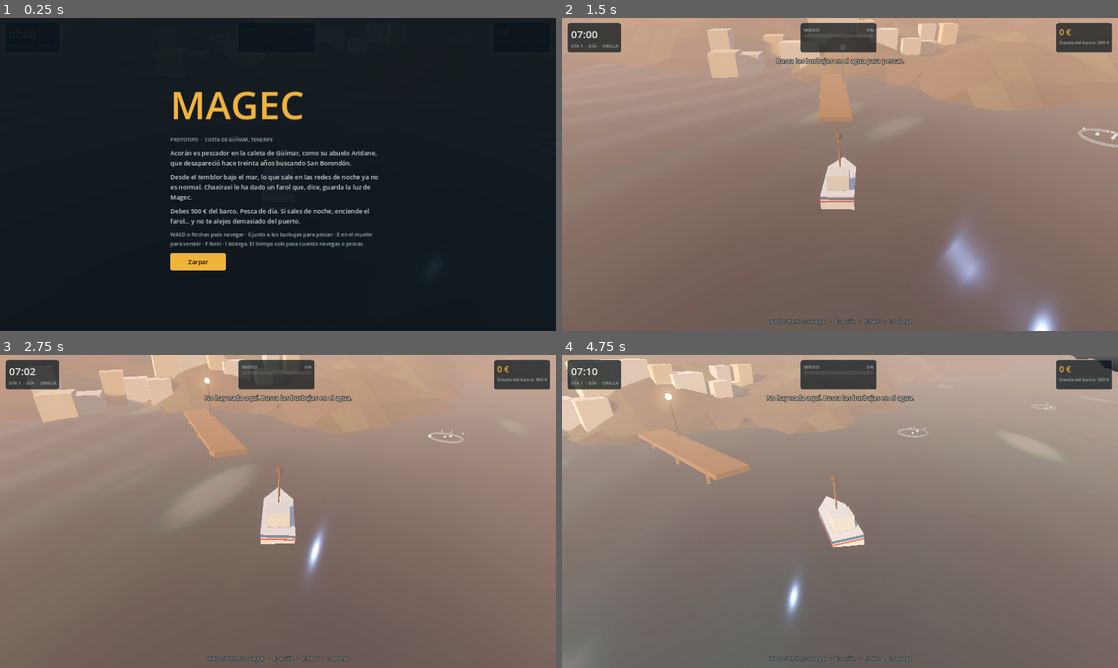
Above: before the commit, frames 1-4 (two rows, left to right).
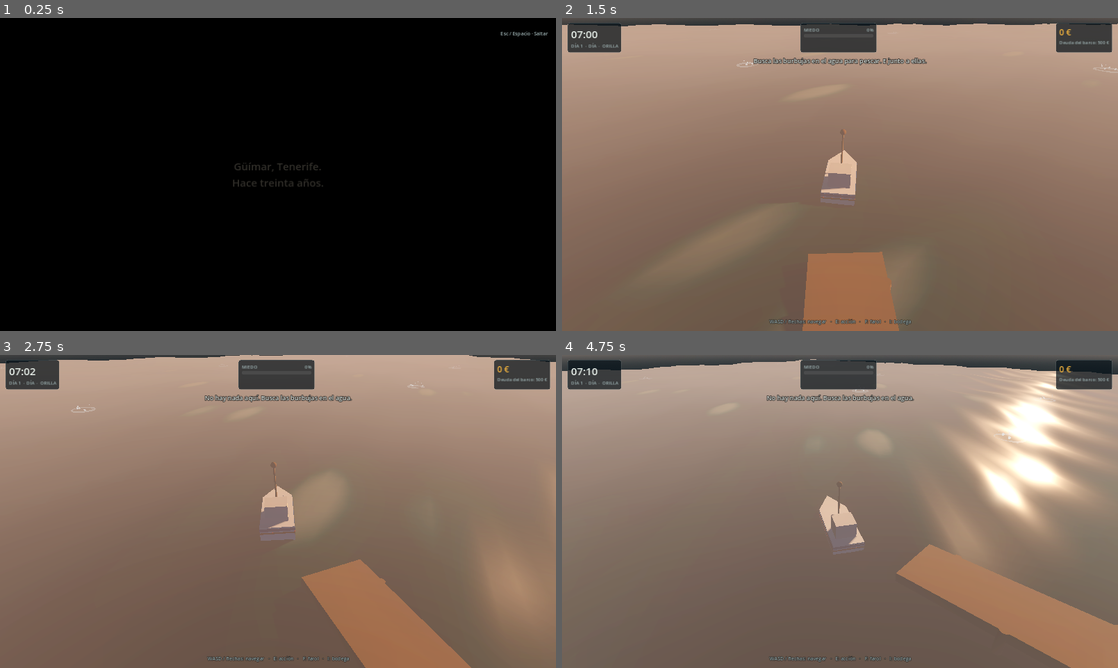
Above: after the commit, the same moments.

Repository: osakaro/Magec
Game: Godot game, scene res://scenes/main.tscn
Two runs of this game, one before a commit and one after it. Both use one fixed random seed, a clock stepped at 60 frames per second and the inputs below.
Inputs (mouse positions are in pixels of both pictures, inside the frame that each line leads up to):
- Up to frame 1 (0.25 s): no input
- Up to frame 2 (1.5 s): click (762, 262) at 0.5 s, where only the run before the commit has a clickable "Zarpar"; tap Enter at 1.25, 1.35 s; move the mouse to (962, 158) at 1.27 s; hold D from 1.28 s (still down); click (962, 158) at 1.42 s
- Up to frame 3 (2.75 s): tap Space at 1.52, 1.82, 2.27, 2.3, 2.57 s; tap E at 1.55, 2.1 s; move the mouse to (166, 527) at 2.02 s; release D at 2.03 s; hold S from 2.03 s (still down); click (166, 527) at 2.17 s
- Up to frame 4 (4.75 s): move the mouse to (895, 442) at 2.77 s; release S at 2.78 s; hold D 2.78-3.53 s; tap Space at 2.85, 3.77, 4.07, 4.52, 4.55 s; click (895, 442) at 2.92 s; tap Enter at 3.05, 3.6 s; move the mouse to (812, 574) at 3.52 s; hold W 3.53-4.28 s; click (812, 574) at 3.67 s; tap E at 3.8, 4.35 s; move the mouse to (1006, 558) at 4.27 s; hold A from 4.28 s (still down); click (1006, 558) at 4.42 s

The runs differ from the first frame. In frame 1, 100% of the frame differs, in the area x 0-100%, y 0-100%; in frame 2, 15%; in frame 3, 15%; in frame 4, 25%.

Commit message:
Cinemática de inicio: prólogo de Aridane, San Borondón y el temblor
Co-Authored-By: Claude Opus 5.5 <noreply@anthropic.com>
Claude-Session: https://claude.ai/code/session_01SHZQ2xejVsBfNh6uWauJUY

Diff:
--- /dev/null
+++ b/scripts/cinematic.gd
@@ -0,0 +1,218 @@
+extends Node
+## Cinemática de inicio de MAGEC.
+## Prólogo: Aridane y San Borondón, treinta años después, Acorán, el temblor
+## y el farol de Chaxiraxi. Se puede saltar con Esc, Espacio o Intro.
+
+var main  # main.gd
+
+# Cada plano: [nombre, duración en segundos]
+const SHOTS := [
+	["card_past", 7.0],
+	["aridane", 14.0],
+	["borondon", 13.0],
+	["card_now", 5.0],
+	["dawn", 14.0],
+	["quake", 10.0],
+	["chaxiraxi", 11.0],
+	["title", 6.5],
+]
+
+# Subtítulos por plano: [inicio, fin, texto]
+const SUBS := {
+	"aridane": [
+		[0.8, 6.6, "Mi abuelo Aridane salía a pescar cada noche, cuando nadie más se atrevía."],
+		[7.0, 13.6, "Una noche volvió al puerto diciendo que había visto una isla que no sale en ningún mapa."],
+	],
+	"borondon": [
+		[1.5, 5.2, "San Borondón."],
+		[5.6, 12.6, "Al día siguiente salió a buscarla. Nunca volvió. Su barca apareció vacía frente a El Hierro."],
+	],
+	"dawn": [
+		[1.0, 6.6, "Me llamo Acorán. Pesco en la misma caleta de Güímar que mi abuelo."],
+		[7.0, 13.6, "Todavía debo quinientos euros del barco. Así que salgo a la mar, pase lo que pase."],
+	],
+	"quake": [
+		[0.6, 4.6, "Hasta la madrugada del temblor."],
+		[5.0, 9.8, "Desde ese día, lo que sale del mar de noche ya no es normal."],
+	],
+}
+
+const CARDS := {
+	"card_past": "Güímar, Tenerife.\nHace treinta años.",
+	"card_now": "Treinta años después.",
+	"chaxiraxi": "«Toma, mi niño. Este farol guarda la luz de Magec.\nDe noche, no lo apagues nunca.»\n\n— Chaxiraxi, junto a las Pirámides de Güímar",
+}
+
+var time := 0.0
+var done := false
+var aridane: Dictionary
+var island: MeshInstance3D
+var island_mat: StandardMaterial3D
+
+
+func _ready() -> void:
+	# La barca de Aridane: madera vieja, franjas verde y amarilla.
+	aridane = main.make_boat(Color("d9c9a3"), Color("2e6b4f"), Color("c9a227"))
+	aridane["light"].light_energy = 2.4
+	aridane["lamp_mat"].emission_energy_multiplier = 4.0
+
+	# San Borondón: silueta que brilla a través de la niebla.
+	var sm := SphereMesh.new()
+	sm.radius = 1.0
+	sm.height = 2.0
+	sm.radial_segments = 12
+	sm.rings = 6
+	island_mat = StandardMaterial3D.new()
+	island_mat.shading_mode = BaseMaterial3D.SHADING_MODE_UNSHADED
+	island_mat.transparency = BaseMaterial3D.TRANSPARENCY_ALPHA
+	island_mat.albedo_color = Color(0.32, 0.5, 0.42, 0.0)
+	island_mat.set("disable_fog", true)
+	island = MeshInstance3D.new()
+	island.mesh = sm
+	island.material_override = island_mat
+	island.scale = Vector3(120, 30, 45)
+	island.position = Vector3(0, -40, 300)
+	main.add_child(island)
+
+	# Acorán amarrado junto al muelle.
+	main.bx = 4.5
+	main.bz = -62.0
+	main.ba = PI * 0.5
+
+
+func _unhandled_input(event: InputEvent) -> void:
+	if done:
+		return
+	if event is InputEventKey and event.pressed and not event.echo:
+		if event.physical_keycode in [KEY_ESCAPE, KEY_SPACE, KEY_ENTER]:
+			finish()
+			get_viewport().set_input_as_handled()
+
+
+func _process(delta: float) -> void:
+	if done:
+		return
+	time += delta
+	var t0 := 0.0
+	for s in SHOTS:
+		if time < t0 + s[1]:
+			_shot(s[0], time - t0, s[1])
+			return
+		t0 += s[1]
+	finish()
+
+
+static func fade(lt: float, dur: float, edge := 1.0) -> float:
+	# 0 → 1 → 0 con rampas de `edge` segundos.
+	return clamp(min(lt / edge, (dur - lt) / edge), 0.0, 1.0)
+
+
+func _sub(name: String, lt: float) -> Array:
+	if SUBS.has(name):
+		for s in SUBS[name]:
+			if lt >= s[0] and lt <= s[1]:
+				return [s[2], fade(lt - s[0], s[1] - s[0], 0.4)]
+	return ["", 0.0]
+
+
+func _cam(pos: Vector3, look: Vector3, shake := 0.0) -> void:
+	var cam: Camera3D = main.camera
+	cam.position = pos + Vector3(randf_range(-1, 1), randf_range(-1, 1), randf_range(-1, 1)) * shake
+	cam.look_at(look)
+
+
+func _place_aridane(z: float) -> Vector3:
+	var x := 0.0
+	var y: float = main.wave(x, z, main.t)
+	var n: Node3D = aridane["node"]
+	n.position = Vector3(x, y + 0.1, z)
+	n.basis = Basis.from_euler(Vector3((main.wave(x, z + 1.0, main.t) - y) * 0.8, PI, 0))
+	return n.position
+
+
+func _shot(name: String, lt: float, dur: float) -> void:
+	var p := lt / dur
+	var sub := _sub(name, lt)
+	match name:
+		"card_past", "card_now":
+			main.game_time = 23.5 * 60.0
+			main.ui.cine_set(1.0, CARDS[name], fade(lt, dur, 1.2), "", 0.0, 0.0)
+
+		"aridane":
+			main.game_time = 23.5 * 60.0
+			main.panic = 40.0  # más niebla
+			var bp := _place_aridane(lerp(30.0, 70.0, p))
+			_cam(bp + Vector3(lerp(16.0, 9.0, p), lerp(6.0, 3.5, p), lerp(-10.0, 4.0, p)), bp + Vector3(0, 1.5, 0))
+			main.ui.cine_set(1.0 - clamp(lt / 1.5, 0.0, 1.0), "", 0.0, sub[0], sub[1], 0.0)
+
+		"borondon":
+			main.game_time = 23.6 * 60.0
+			var bp := _place_aridane(lerp(70.0, 95.0, p))
+			var rise: float = clamp(p / 0.45, 0.0, 1.0)
+			var sink: float = clamp((p - 0.75) / 0.25, 0.0, 1.0)
+			island.position.y = lerp(-40.0, -6.0, rise) - sink * 30.0
+			island_mat.albedo_color.a = 0.75 * rise * (1.0 - sink)
+			# El farol de Aridane se apaga al final
+			aridane["light"].light_energy = 2.4 * (1.0 - sink)
+			aridane["lamp_mat"].emission_energy_multiplier = 4.0 * (1.0 - sink)
+			_cam(bp + Vector3(-3.0, 4.0, -14.0 + p * 4.0), Vector3(0, 6, 300))
+			var black: float = clamp((p - 0.88) / 0.12, 0.0, 1.0)
+			main.ui.cine_set(black, "", 0.0, sub[0], sub[1], 0.0)
+
+		"dawn":
+			aridane["node"].visible = false
+			island.visible = false
+			main.panic = 0.0
+			main.game_time = lerp(6.0 * 60.0 + 5.0, 6.0 * 60.0 + 50.0, p)
+			var e := p * p * (3.0 - 2.0 * p)
+			var from := Vector3(-70, 70, 40)
+			var to := Vector3(16, 6, -40)
+			var look := Vector3(-40, 20, -120).lerp(Vector3(4.5, 1.5, -62), e)
+			_cam(from.lerp(to, e), look)
+			main.ui.cine_set(1.0 - clamp(lt / 1.5, 0.0, 1.0), "", 0.0, sub[0], sub[1], 0.0)
+
+		"quake":
+			main.game_time = 6.0 * 60.0 + 50.0
+			var k: float = sin(PI * clamp(p / 0.6, 0.0, 1.0))
+			main.amp = 1.0 + k * 2.6
+			_cam(Vector3(16, 6, -40), Vector3(4.5, 1.5, -62), k * 0.6)
+			main.ui.cine_set(0.0, "", 0.0, sub[0], sub[1], 0.0)
+
+		"chaxiraxi":
+			main.amp = 1.0
+			main.game_time = 6.0 * 60.0 + 52.0
+			# El farol de Magec se enciende en el barco de Acorán
+			var on: float = clamp((lt - 2.0) / 1.5, 0.0, 1.0)
+			main.lamp_light.light_energy = 2.8 * on
+			main.lamp_mat.emission_energy_multiplier = 4.0 * on
+			var a: float = lerp(0.4, 1.2, p)
+			var c := Vector3(4.5, 1.5, -62)
+			_cam(c + Vector3(cos(a) * 14.0, 5.0, sin(a) * 14.0), c)
+			main.ui.cine_set(0.72, CARDS[name], fade(lt, dur, 1.0), "", 0.0, 0.0)
+
+		"title":
+			main.game_time = 7.0 * 60.0
+			var c := Vector3(4.5, 1.5, -62)
+			_cam(c + Vector3(cos(1.2) * 14.0, 5.0 + p * 8.0, sin(1.2) * 14.0), c + Vector3(0, p * 6.0, 0))
+			main.ui.cine_set(0.0, "", 0.0, "", 0.0, fade(lt, dur, 1.5))
+
+
+func finish() -> void:
+	if done:
+		return
+	done = true
+	main.amp = 1.0
+	main.panic = 0.0
+	main.game_time = 7.0 * 60.0
+	main.bx = 0.0
+	main.bz = -46.0
+	main.ba = PI
+	main.bv = 0.0
+	main.lamp_on = false
+	main.camera.position = Vector3(0, 13, -66)
+	if is_instance_valid(aridane["node"]):
+		aridane["node"].queue_free()
+	island.queue_free()
+	main.mode = "sail"
+	main.ui.end_cinematic()
+	queue_free()
--- a/scripts/main.gd
+++ b/scripts/main.gd
@@ -5,6 +5,10 @@
 const Data = preload("res://scripts/data.gd")
 const UI = preload("res://scripts/ui.gd")
 const OCEAN_SHADER = preload("res://shaders/ocean.gdshader")
+const Cinematic = preload("res://scripts/cinematic.gd")
+
+# Altura de las olas (la cinemática la sube durante el temblor)
+static var amp := 1.0
 
 const SHORE := -70.0
 const PORT := Vector3(0, 0, -58)
@@ -12,7 +16,7 @@
 const OCEAN_SUBDIV := 180
 
 # ---------- Estado ----------
-var mode := "intro"   # intro, sail, fish, catch, port
+var mode := "cinematic"   # cinematic, sail, fish, catch, port
 var game_time := 7.0 * 60.0   # minutos desde el inicio
 var day := 1
 var money := 0
@@ -51,6 +55,7 @@
 var eyes: Array = []
 var eye_mat: StandardMaterial3D
 var ui
+var cine
 
 
 func _ready() -> void:
@@ -70,12 +75,15 @@
 	ui = UI.new()
 	ui.main = self
 	add_child(ui)
+	cine = Cinematic.new()
+	cine.main = self
+	add_child(cine)
 	_apply_light()
 
 
 # ---------- Funciones del mundo ----------
 static func wave(x: float, z: float, tt: float) -> float:
-	return 0.45 * sin(0.12 * x + tt * 0.8) + 0.30 * sin(0.17 * z - tt * 1.1) + 0.15 * sin(0.45 * (x + z) + tt * 1.7)
+	return amp * (0.45 * sin(0.12 * x + tt * 0.8) + 0.30 * sin(0.17 * z - tt * 1.1) + 0.15 * sin(0.45 * (x + z) + tt * 1.7))
 
 
 static func nz(x: float, z: float) -> float:
@@ -261,45 +269,54 @@
 
 
 func _build_boat() -> void:
-	# Barquillo canario: blanco con franja azul y roja.
-	boat = Node3D.new()
-	add_child(boat)
-	var white := _mat(Color("f2f2ec"), 0.6)
+	# Barquillo canario de Acorán: blanco con franja azul y roja.
+	var b := make_boat(Color("f2f2ec"), Color("1d5aa6"), Color("c0392b"))
+	boat = b["node"]
+	lamp_light = b["light"]
+	lamp_mat = b["lamp_mat"]
+
+
+func make_boat(hull_col: Color, stripe1: Color, stripe2: Color) -> Dictionary:
+	var node := Node3D.new()
+	add_child(node)
+	var white := _mat(hull_col, 0.6)
 	var hull := BoxMesh.new()
 	hull.size = Vector3(2.4, 1.1, 5)
-	_mesh(hull, white, Vector3(0, 0.2, 0), boat)
+	_mesh(hull, white, Vector3(0, 0.2, 0), node)
 	var bow := PrismMesh.new()
 	bow.size = Vector3(2.4, 2.2, 1.1)
-	var bow_mi := _mesh(bow, white, Vector3(0, 0.2, -3.6), boat)
+	var bow_mi := _mesh(bow, white, Vector3(0, 0.2, -3.6), node)
 	bow_mi.rotation_degrees.x = -90
 	var s1 := BoxMesh.new()
 	s1.size = Vector3(2.46, 0.22, 5.02)
-	_mesh(s1, _mat(Color("1d5aa6"), 0.5), Vector3(0, 0.55, 0), boat)
+	_mesh(s1, _mat(stripe1, 0.5), Vector3(0, 0.55, 0), node)
 	var s2 := BoxMesh.new()
 	s2.size = Vector3(2.46, 0.12, 5.02)
-	_mesh(s2, _mat(Color("c0392b"), 0.5), Vector3(0, 0.3, 0), boat)
+	_mesh(s2, _mat(stripe2, 0.5), Vector3(0, 0.3, 0), node)
 	var cabin := BoxMesh.new()
 	cabin.size = Vector3(1.6, 1.2, 1.6)
-	_mesh(cabin, _mat(Color("dfe6e2"), 0.7), Vector3(0, 1.3, 0.9), boat)
+	_mesh(cabin, _mat(hull_col.darkened(0.08), 0.7), Vector3(0, 1.3, 0.9), node)
 	var mast := CylinderMesh.new()
 	mast.top_radius = 0.07
 	mast.bottom_radius = 0.07
 	mast.height = 3
-	_mesh(mast, _mat(Color("6b4a2f")), Vector3(0, 2.6, -0.6), boat)
+	_mesh(mast, _mat(Color("6b4a2f")), Vector3(0, 2.6, -0.6), node)
 	var bulb := SphereMesh.new()
 	bulb.radius = 0.22
 	bulb.height = 0.44
-	lamp_mat = _mat(Color("553311"))
-	lamp_mat.emission_enabled = true
-	lamp_mat.emission = Color("ffe7a0")
-	lamp_mat.emission_energy_multiplier = 0.0
-	_mesh(bulb, lamp_mat, Vector3(0, 4.1, -0.6), boat)
-	lamp_light = OmniLight3D.new()
-	lamp_light.light_color = Color("ffd27a")
-	lamp_light.omni_range = 38
-	lamp_light.shadow_enabled = true
-	lamp_light.position = Vector3(0, 4.2, -0.6)
-	boat.add_child(lamp_light)
+	var lm := _mat(Color("553311"))
+	lm.emission_enabled = true
+	lm.emission = Color("ffe7a0")
+	lm.emission_energy_multiplier = 0.0
+	_mesh(bulb, lm, Vector3(0, 4.1, -0.6), node)
+	var light := OmniLight3D.new()
+	light.light_color = Color("ffd27a")
+	light.omni_range = 38
+	light.shadow_enabled = true
+	light.light_energy = 0.0
+	light.position = Vector3(0, 4.2, -0.6)
+	node.add_child(light)
+	return {"node": node, "light": light, "lamp_mat": lm}
 
 
 func _build_spots() -> void:
@@ -384,8 +401,9 @@
 	sun.light_color = Color(1.0, 0.9, 0.75).lerp(Color("ffb070"), dusk_amt)
 	moon.light_energy = (1.0 - l) * 0.25
 	port_light.light_energy = (1.0 - l * 2.0) * 2.5 if l < 0.5 else 0.0
-	lamp_light.light_energy = (1.6 + (1.0 - l) * 1.4) if lamp_on else 0.0
-	lamp_mat.emission_energy_multiplier = 4.0 if lamp_on else 0.0
+	if mode != "cinematic":
+		lamp_light.light_energy = (1.6 + (1.0 - l) * 1.4) if lamp_on else 0.0
+		lamp_mat.emission_energy_multiplier = 4.0 if lamp_on else 0.0
 	ocean_mat.set_shader_parameter("daylight", l)
 
 
@@ -687,14 +705,16 @@
 	boat.basis = Basis.from_euler(Vector3(gz * 0.8, ba, -gx * 0.8))
 
 	var target := Vector3(bx + sin(ba) * 20.0, 13.0, bz + cos(ba) * 20.0)
-	camera.position = camera.position.lerp(target, 1.0 - pow(0.02, dt))
-	camera.look_at(Vector3(bx, 1.5, bz))
+	if mode != "cinematic":
+		camera.position = camera.position.lerp(target, 1.0 - pow(0.02, dt))
+		camera.look_at(Vector3(bx, 1.5, bz))
 
 
 func _update_world(dt: float) -> void:
 	var cell := OCEAN_SIZE / OCEAN_SUBDIV
 	ocean.position = Vector3(round(bx / cell) * cell, 0, round(bz / cell) * cell)
 	ocean_mat.set_shader_parameter("time_s", t)
+	ocean_mat.set_shader_parameter("amp", amp)
 	for s in spots:
 		var vis: bool = s["left"] > 0
 		s["g"].visible = vis
@@ -711,7 +731,7 @@
 
 
 func _update_panic(dt: float) -> void:
-	if mode == "intro":
+	if mode == "cinematic":
 		return
 	var night := is_night()
 	var in_port := Vector2(bx - PORT.x, bz - PORT.z).length() < 26.0
--- a/scripts/ui.gd
+++ b/scripts/ui.gd
@@ -25,6 +25,10 @@
 var vignette: ColorRect
 
 var intro: Control
+var cine_black: ColorRect
+var cine_card: Label
+var cine_sub: Label
+var cine_title: Label
 var fish_panel: PanelContainer
 var fish_title: Label
 var fish_bar: FishBar
@@ -449,38 +453,74 @@
 
 
 func _build_intro(root: Control) -> void:
-	intro = ColorRect.new()
-	intro.color = Color(C_ABYSS, 0.92)
+	# Capa de la cinemática: negro, rótulos, subtítulos y título.
+	intro = Control.new()
 	intro.set_anchors_preset(Control.PRESET_FULL_RECT)
+	intro.mouse_filter = Control.MOUSE_FILTER_IGNORE
 	root.add_child(intro)
-	var center := CenterContainer.new()
-	center.set_anchors_preset(Control.PRESET_FULL_RECT)
-	intro.add_child(center)
-	var vb := VBoxContainer.new()
-	vb.custom_minimum_size = Vector2(620, 0)
-	vb.add_theme_constant_override("separation", 14)
-	center.add_child(vb)
-	var title := _label("MAGEC", 110, C_SUN)
-	vb.add_child(title)
-	vb.add_child(_label("PROTOTIPO  ·  COSTA DE GÜÍMAR, TENERIFE", 14, C_SALT))
-	for txt in [
-		"Acorán es pescador en la caleta de Güímar, como su abuelo Aridane, que desapareció hace treinta años buscando San Borondón.",
-		"Desde el temblor bajo el mar, lo que sale en las redes de noche ya no es normal. Chaxiraxi le ha dado un farol que, dice, guarda la luz de Magec.",
-		"Debes 500 € del barco. Pesca de día. Si sales de noche, enciende el farol… y no te alejes demasiado del puerto.",
-	]:
-		var l := _label(txt, 18, Color("cdd9d4"))
-		l.autowrap_mode = TextServer.AUTOWRAP_WORD_SMART
-		vb.add_child(l)
-	var ctr := _label("WASD o flechas para navegar · E junto a las burbujas para pescar · E en el muelle para vender · F farol · I bodega. El tiempo solo pasa cuando navegas o pescas.", 15, C_SALT)
-	ctr.autowrap_mode = TextServer.AUTOWRAP_WORD_SMART
-	vb.add_child(ctr)
-	var b := _button("Zarpar", func():
-		intro.visible = false
-		main.mode = "sail"
-		toast("Busca las burbujas en el agua para pescar."), true)
-	b.size_flags_horizontal = Control.SIZE_SHRINK_BEGIN
-	b.custom_minimum_size = Vector2(160, 0)
-	vb.add_child(b)
+	for side in [Control.PRESET_TOP_WIDE, Control.PRESET_BOTTOM_WIDE]:
+		var band := ColorRect.new()
+		band.color = Color.BLACK
+		band.set_anchors_preset(side)
+		band.custom_minimum_size = Vector2(0, 90)
+		if side == Control.PRESET_TOP_WIDE:
+			band.offset_bottom = 90
+		else:
+			band.offset_top = -90
+		band.mouse_filter = Control.MOUSE_FILTER_IGNORE
+		intro.add_child(band)
+	cine_black = ColorRect.new()
+	cine_black.color = Color.BLACK
+	cine_black.set_anchors_preset(Control.PRESET_FULL_RECT)
+	cine_black.mouse_filter = Control.MOUSE_FILTER_IGNORE
+	intro.add_child(cine_black)
+	cine_card = _label("", 30, Color("e7dcc4"))
+	cine_card.set_anchors_preset(Control.PRESET_FULL_RECT)
+	cine_card.horizontal_alignment = HORIZONTAL_ALIGNMENT_CENTER
+	cine_card.vertical_alignment = VERTICAL_ALIGNMENT_CENTER
+	cine_card.autowrap_mode = TextServer.AUTOWRAP_WORD_SMART
+	cine_card.offset_left = 200
+	cine_card.offset_right = -200
+	intro.add_child(cine_card)
+	cine_sub = _label("", 24, C_FOAM)
+	cine_sub.set_anchors_preset(Control.PRESET_BOTTOM_WIDE)
+	cine_sub.offset_top = -170
+	cine_sub.offset_bottom = -100
+	cine_sub.offset_left = 160
+	cine_sub.offset_right = -160
+	cine_sub.horizontal_alignment = HORIZONTAL_ALIGNMENT_CENTER
+	cine_sub.autowrap_mode = TextServer.AUTOWRAP_WORD_SMART
+	cine_sub.add_theme_constant_override("outline_size", 8)
+	cine_sub.add_theme_color_override("font_outline_color", Color(0, 0, 0, 0.9))
+	intro.add_child(cine_sub)
+	cine_title = _label("MAGEC", 150, C_SUN)
+	cine_title.set_anchors_preset(Control.PRESET_FULL_RECT)
+	cine_title.horizontal_alignment = HORIZONTAL_ALIGNMENT_CENTER
+	cine_title.vertical_alignment = VERTICAL_ALIGNMENT_CENTER
+	cine_title.add_theme_constant_override("outline_size", 14)
+	cine_title.add_theme_color_override("font_outline_color", Color(0.3, 0.15, 0.0, 0.6))
+	cine_title.modulate.a = 0.0
+	intro.add_child(cine_title)
+	var skip := _label("Esc / Espacio · Saltar", 14, C_SALT)
+	skip.set_anchors_preset(Control.PRESET_TOP_RIGHT)
+	skip.grow_horizontal = Control.GROW_DIRECTION_BEGIN
+	skip.offset_right = -24
+	skip.offset_top = 34
+	intro.add_child(skip)
+
+
+func cine_set(black: float, card: String, card_a: float, sub: String, sub_a: float, title_a: float) -> void:
+	cine_black.color.a = black
+	cine_card.text = card
+	cine_card.modulate.a = card_a
+	cine_sub.text = sub
+	cine_sub.modulate.a = sub_a
+	cine_title.modulate.a = title_a
+
+
+func end_cinematic() -> void:
+	intro.visible = false
+	toast("Busca las burbujas en el agua para pescar. E junto a ellas.")
 
 
 # ================= API usada por main.gd =================
--- a/shaders/ocean.gdshader
+++ b/shaders/ocean.gdshader
@@ -2,6 +2,7 @@
 
 uniform float time_s = 0.0;
 uniform float daylight = 1.0;
+uniform float amp = 1.0;
 uniform vec3 deep_color : source_color = vec3(0.02, 0.13, 0.19);
 uniform vec3 shallow_color : source_color = vec3(0.06, 0.30, 0.37);
 
@@ -9,9 +10,9 @@
 
 // Must match Main.wave() in main.gd
 float wave(vec2 p, float t) {
-	return 0.45 * sin(0.12 * p.x + t * 0.8)
+	return amp * (0.45 * sin(0.12 * p.x + t * 0.8)
 		+ 0.30 * sin(0.17 * p.y - t * 1.1)
-		+ 0.15 * sin(0.45 * (p.x + p.y) + t * 1.7);
+		+ 0.15 * sin(0.45 * (p.x + p.y) + t * 1.7));
 }
 
 void vertex() {
